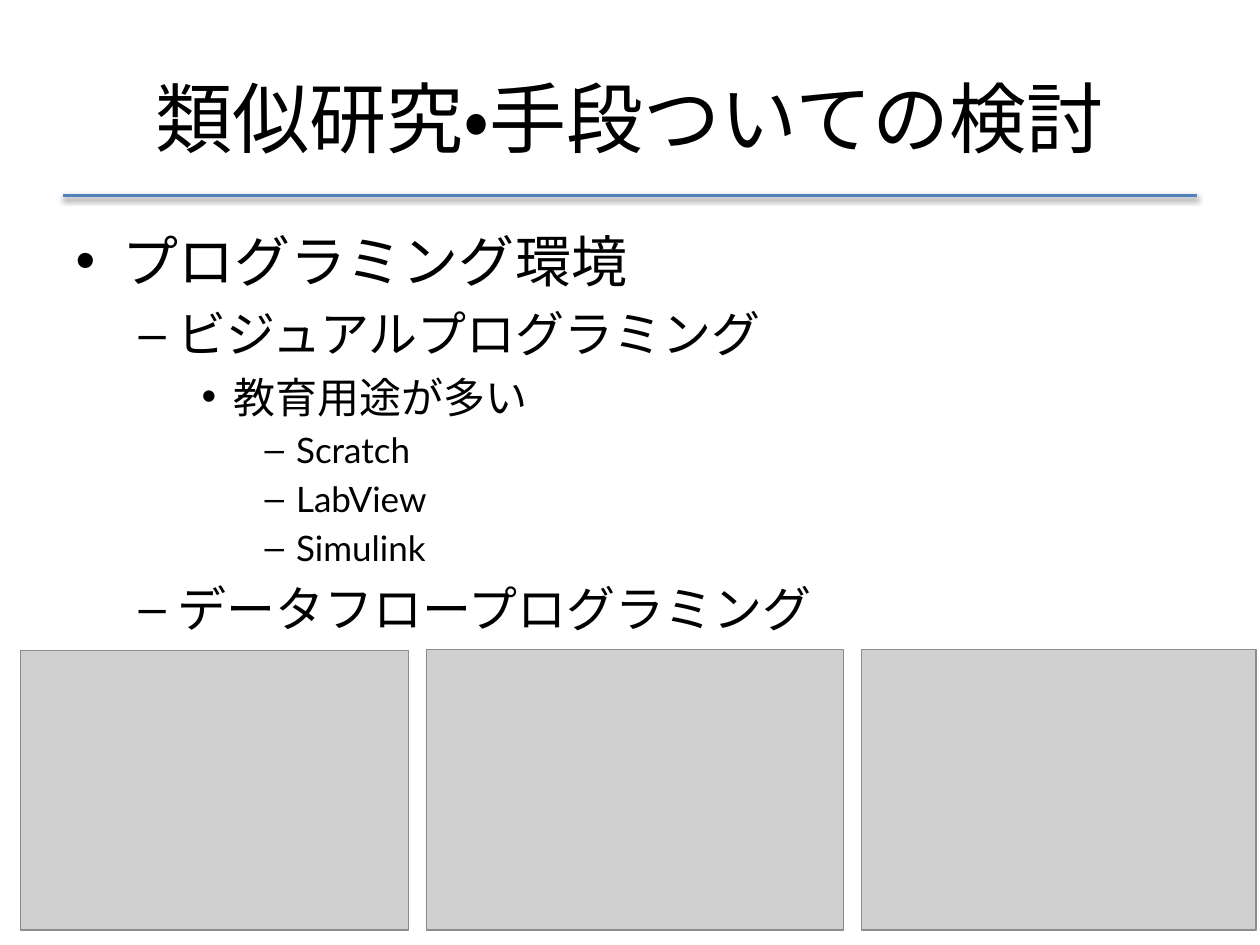
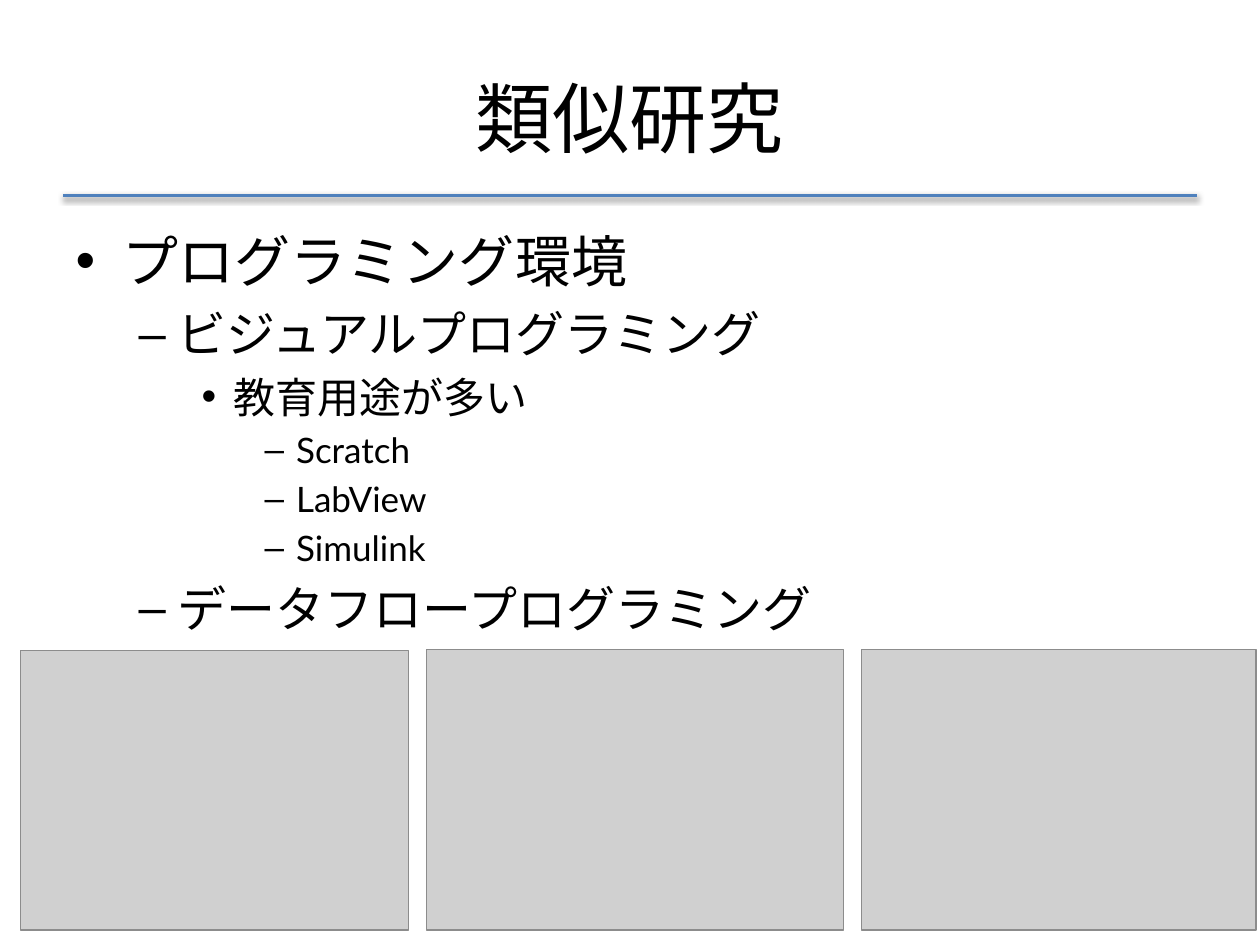
Before and after one commit to f-akazawa/akaz_uecdevelop, a slide deck: slide 13 of doc/中間発表資料.pptx. Drawn at 1260x945 pixels with LibreOffice and Linux fonts; fonts in the diff are those of the drawing; grey boxes stand for pictures. Boxes give left, top, right and bottom in pixels: in the first picture for what was removed or moved away, otherwise in the second. Text is boxed around its words. In the diff, an @@ line names an element or a change of style, - is before the commit and + after.

```diff
--- a/doc/中間発表資料.pptx
+++ b/doc/中間発表資料.pptx
@@ title at [476, 82, 784, 154]: text changed @@
-類似研究・手段ついての検討
+類似研究
```
Also in this commit, not shown: 10 other slides changed, 3 slides added, 1 slide removed.
